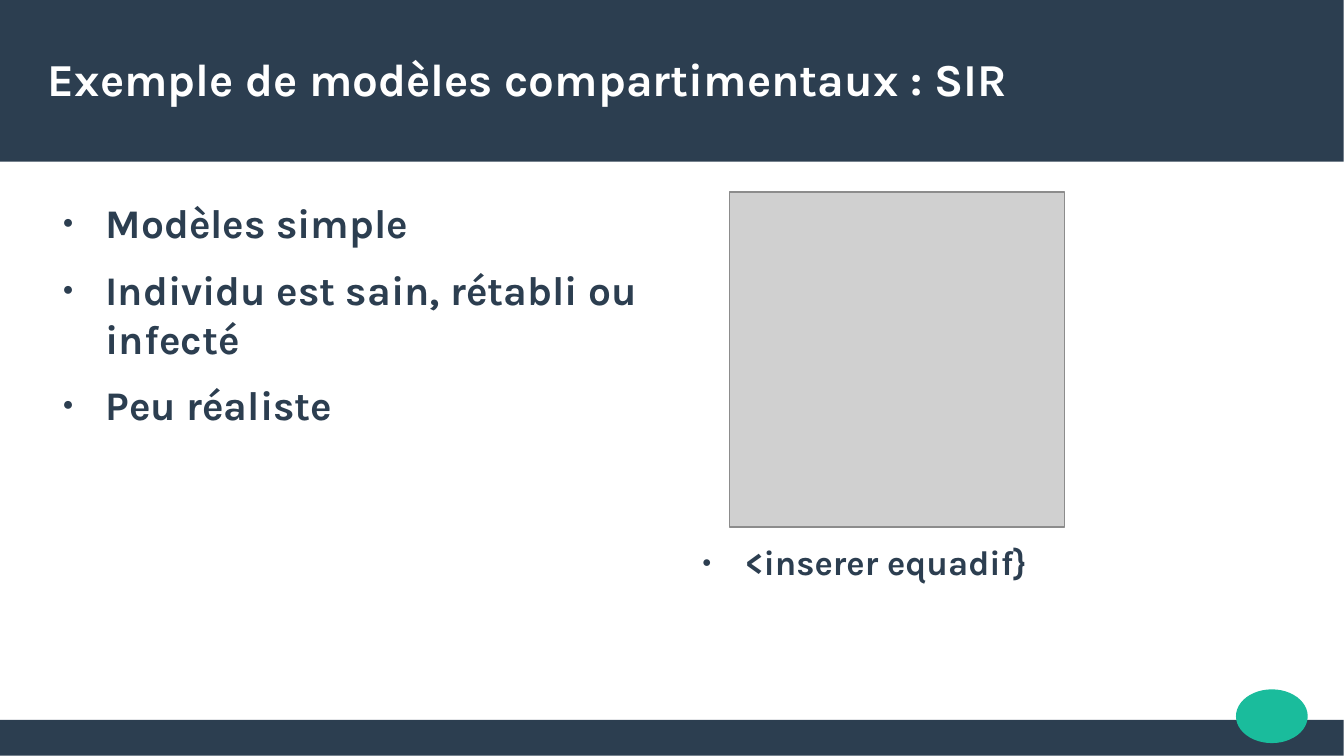
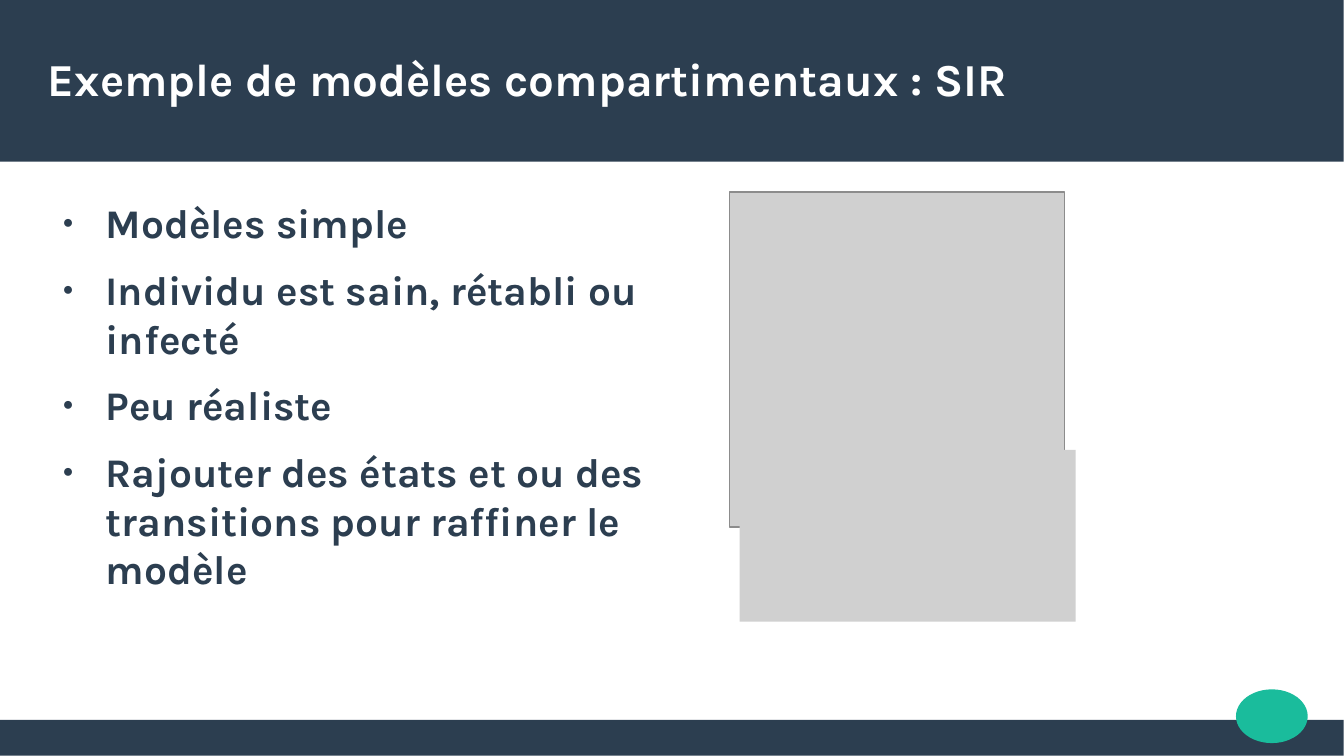
Before and after one commit to abedaton/epidemiology, a slide deck: slide 7 of toRendre/INFO-G1-presentation.pptx. Drawn at 1344x756 pixels with LibreOffice and Linux fonts; fonts in the diff are those of the drawing; grey boxes stand for pictures. Boxes give left, top, right and bottom in pixels: in the first picture for what was removed or moved away, otherwise in the second. Text is boxed around its words. In the diff, an @@ line names an element or a change of style, - is before the commit and + after.

Commit message:
added 1  slide

```diff
--- a/toRendre/INFO-G1-presentation.pptx
+++ b/toRendre/INFO-G1-presentation.pptx
@@ text at <box>106,455,643,585</box>: paragraph added @@
+● Rajouter des états et ou des transitions pour raffiner le modèle
@@ picture added at <box>740,450,1077,622</box> @@
@@ text removed at <box>745,547,1027,584</box> @@
-● <inserer equadif}
```
Also in this commit, not shown: 3 other slides changed, 1 slide added, 1 slide removed.
